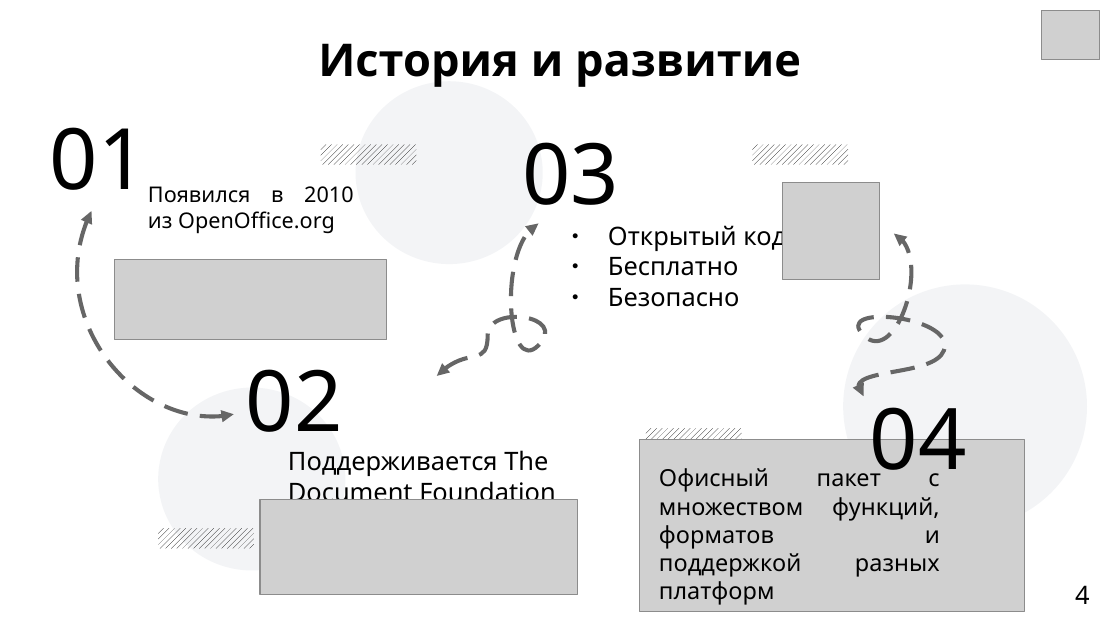
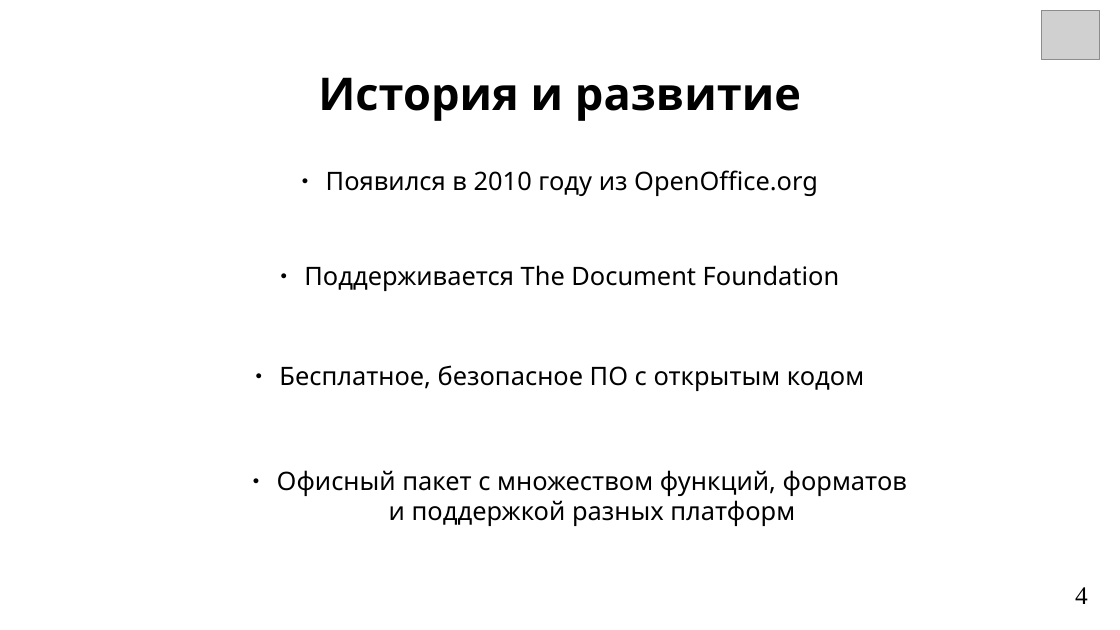
Before and after one commit to Soft-Darkness/digital-fundamentals, a slide deck: slide 4 of Documents/LibreOffice_review.odp. Drawn at 1120x630 pixels with LibreOffice and Linux fonts; fonts in the diff are those of the drawing; grey boxes stand for pictures. Boxes give left, top, right and bottom in pixels: in the first picture for what was removed or moved away, otherwise in the second. Text is boxed around its words. In the diff, an @@ line names an element or a change of style, - is before the commit and + after.

```diff
--- a/Documents/LibreOffice_review.odp
+++ b/Documents/LibreOffice_review.odp
@@ text "История и развитие": place and size @@
-text "История и развитие" at [318,43,801,87]
+text "История и развитие" at [318,77,801,121]
@@ text "История и развитие" at [318,77,801,121]: vertical alignment middle to top @@
@@ ellipse removed at [356,81,543,264] @@
@@ text removed at [50,127,147,190] @@
-01
@@ rectangle removed at [321,144,417,165] @@
@@ text removed at [522,142,619,226] @@
-03
@@ rectangle removed at [753,144,849,165] @@
@@ text at [326,170,818,196]: text changed; size 15.3 to 18 pt @@
-Появился в 2010 из OpenOffice.org
+● Появился в 2010 году из OpenOffice.org
@@ picture removed at [783,182,880,279] @@
@@ freeform shape removed at [78,211,234,417] @@
@@ freeform shape removed at [437,224,546,376] @@
@@ text removed at [608,221,786,307] @@
-● Открытый код
-● Бесплатно
-● Безопасно
@@ freeform shape removed at [859,234,945,396] @@
@@ text "Поддерживается The Document Foundation": place and size @@
-text "Поддерживается The Document Foundation" at [288,450,556,508]
+text "Поддерживается The Document Foundation" at [304,265,840,291]
@@ text "Поддерживается The Document Foundation" at [304,265,840,291]: alignment left to centre; bullet none to ●; less space between paragraphs @@
@@ picture removed at [114,259,386,339] @@
@@ ellipse removed at [844,285,1087,528] @@
@@ ellipse removed at [159,388,346,571] @@
@@ text removed at [246,369,343,453] @@
-02
@@ text added at [279,365,864,391], 18 pt, text #000000 @@
+● Бесплатное, безопасное ПО с открытым кодом
@@ text removed at [870,407,967,487] @@
-04
@@ picture removed at [640,440,1025,612] @@
@@ rectangle removed at [646,429,742,449] @@
@@ text "Офисный пакет с множеством функций, ...": place and size @@
-text "Офисный пакет с множеством функций, ..." at [659,468,940,605]
+text "Офисный пакет с множеством функций, ..." at [277,470,907,526]
@@ text "Офисный пакет с множеством функций, ..." at [277,470,907,526]: size 16.6 to 18 pt; alignment justified to centre; bullet none to ●; more space between paragraphs @@
@@ picture removed at [260,500,578,595] @@
@@ rectangle removed at [159,528,254,549] @@
@@ page number at [1075,587,1088,604]: font Noto Sans to Times New Roman @@
```
Also in this commit, not shown: 11 other slides changed, 1 other file.
